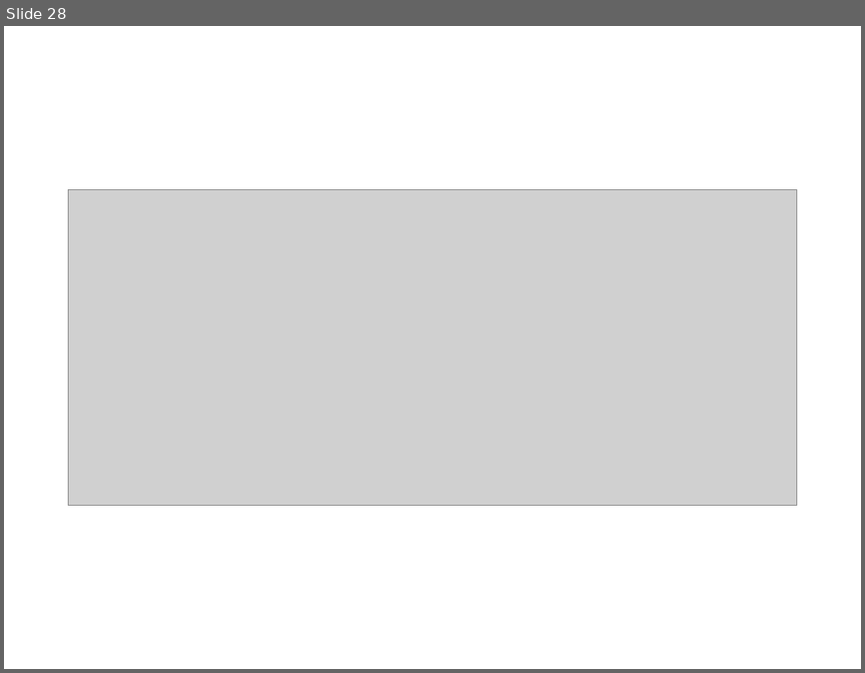
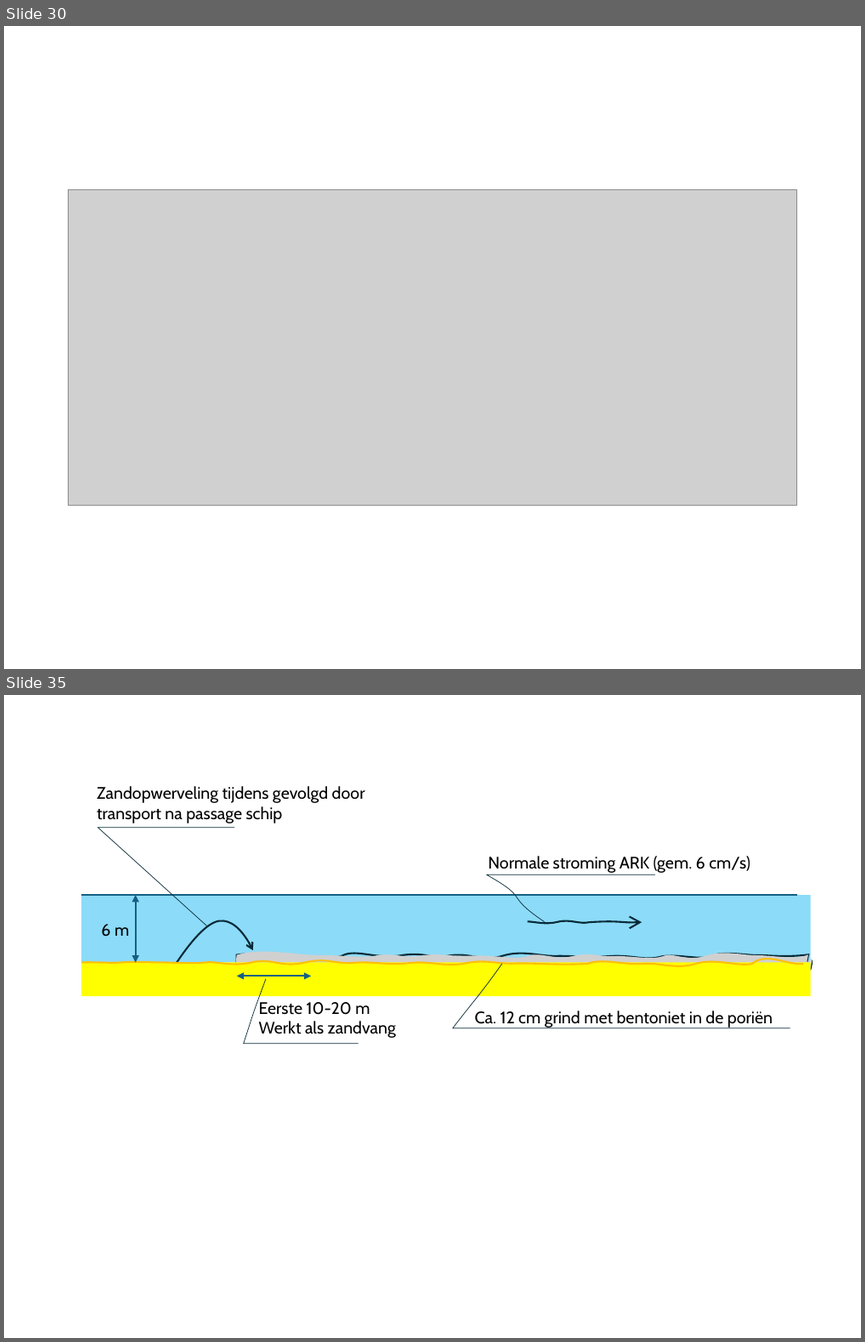
Before and after one commit to Olsthoorn/mf6lab, a slide deck: Projects/ARK_RWS/images/Plaatjes_RWS_ARK.pptx. Shown one above the other, each under a label of ours: slide 28 before the commit, slides 30 and 35 after it; the slides between them are not shown. The pictures are 865x673 and 865x1342 pixels, drawn with LibreOffice and Linux fonts; fonts in the diff are those of the drawing; grey boxes stand for pictures. Boxes give left, top, right and bottom in pixels: in the first picture for what was removed or moved away, otherwise in the second. Text is boxed around its words. In the diff, an @@ line names an element or a change of style, - is before the commit and + after.

```diff
--- a/Projects/ARK_RWS/images/Plaatjes_RWS_ARK.pptx
+++ b/Projects/ARK_RWS/images/Plaatjes_RWS_ARK.pptx
@@ slide 35 added at (4, 695, 861, 1338), background #FFFFFF @@
@@ group added at (81, 786, 811, 1043): 7 freeform shapes, 5 texts, 2 rectangles, 2 double arrows, 1 picture, 1 line @@
+Zandopwerveling tijdens gevolgd door
+transport na passage schip
+Normale stroming ARK (gem. 6 cm/s)
+Eerste 10-20 m
+Werkt als zandvang
+Ca. 12 cm grind met bentoniet in de poriën
+6 m
@@ what was slide 28 is now slide 30 @@
```
Also in this commit, not shown: 16 other slides added, 28 other files.
